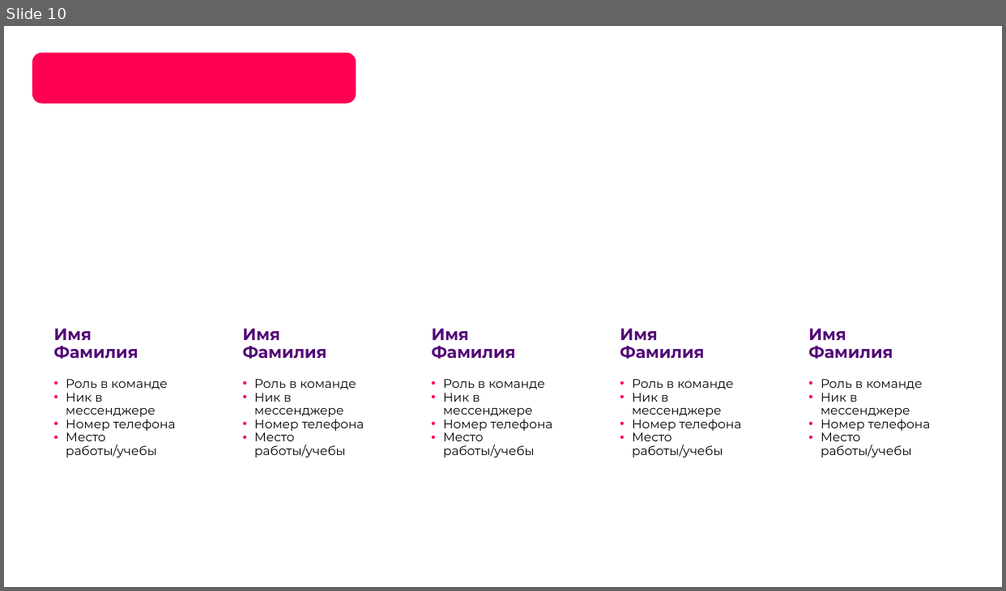
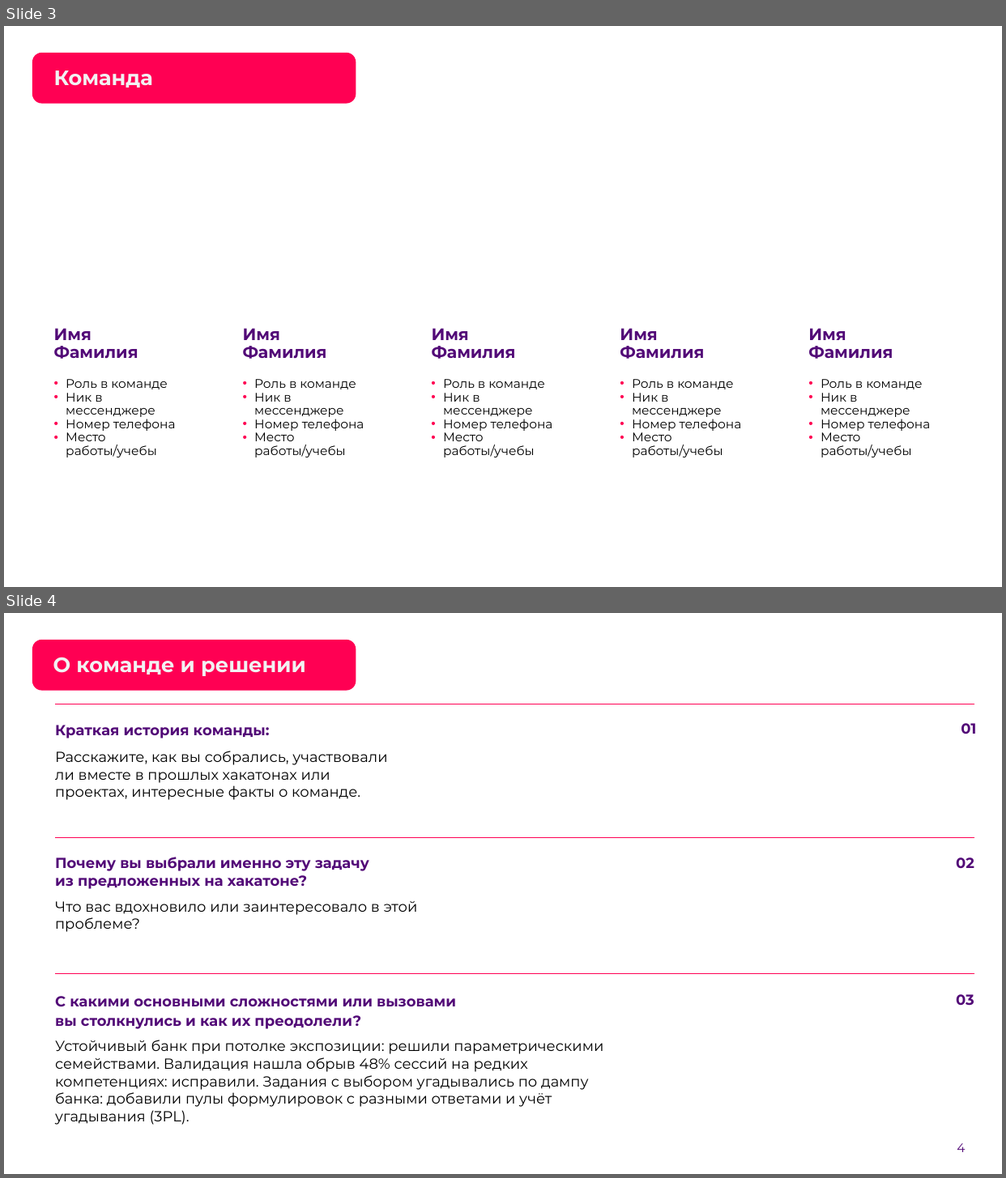
Before and after one commit to Egor2809/fsp-scout, a slide deck: docs/scout-presentation.pptx. Shown one above the other, each under a label of ours: slide 10 before the commit, slides 3 and 4 after it. The pictures are 1006x591 and 1006x1178 pixels, drawn with LibreOffice and Linux fonts; fonts in the diff are those of the drawing; background and template pictures are left out. Boxes give left, top, right and bottom in pixels: in the first picture for what was removed or moved away, otherwise in the second. Text is boxed around its words. In the diff, an @@ line names an element or a change of style, - is before the commit and + after.

```diff
--- a/docs/scout-presentation.pptx
+++ b/docs/scout-presentation.pptx
@@ slide 4 added at bbox=[4, 613, 1002, 1174], background picture (left out) @@
@@ rounded rectangle added at bbox=[32, 639, 356, 690], fill #FF0053 @@
@@ title added at bbox=[53, 657, 306, 676], 20 pt, text #F2F2F2, bold @@
+О команде и решении
@@ line added from (55, 704) to (975, 704), #FF0053 0.5 pt @@
@@ text added at bbox=[55, 725, 270, 739], 14 pt, text #520977, bold @@
+Краткая история команды:
@@ text added at bbox=[961, 723, 976, 735], 14 pt, text #520977, bold @@
+01
@@ text added at bbox=[55, 751, 387, 800], 14 pt, text #000000 @@
+Расскажите, как вы собрались, участвовали ли вместе в прошлых хакатонах или проектах, интересные факты о команде.
@@ line added from (55, 837) to (975, 837), #FF0053 0.5 pt @@
@@ text added at bbox=[55, 857, 369, 889], 14 pt, text #520977, bold @@
+Почему вы выбрали именно эту задачу
+из предложенных на хакатоне?
@@ text added at bbox=[956, 858, 974, 869], 14 pt, text #520977, bold @@
+02
@@ text added at bbox=[55, 901, 418, 932], 14 pt, text #000000 @@
+Что вас вдохновило или заинтересовало в этой проблеме?
@@ line added from (55, 973) to (975, 973), #FF0053 0.5 pt @@
@@ text added at bbox=[55, 996, 456, 1029], 14 pt, text #520977, bold @@
+С какими основными сложностями или вызовами
+вы столкнулись и как их преодолели?
@@ text added at bbox=[956, 995, 974, 1006], 14 pt, text #520977, bold @@
+03
@@ text added at bbox=[55, 1040, 603, 1125], 14 pt, text #000000 @@
+Устойчивый банк при потолке экспозиции: решили параметрическими семействами. Валидация нашла обрыв 48% сессий на редких компетенциях: исправили. Задания с выбором угадывались по дампу банка: добавили пулы формулировок с разными ответами и учёт угадывания (3PL).
@@ page number added at bbox=[957, 1144, 965, 1152], 12 pt, text #520977 @@
+4
@@ what was slide 10 is now slide 3 @@
@@ slide 3 changed as well @@
@@ title added at bbox=[54, 71, 153, 88], 20 pt, text #F2F2F2, bold @@
+Команда
```
Also in this commit, not shown: 2 other slides changed, 11 other slides added, 8 slides removed, 2 other files.
